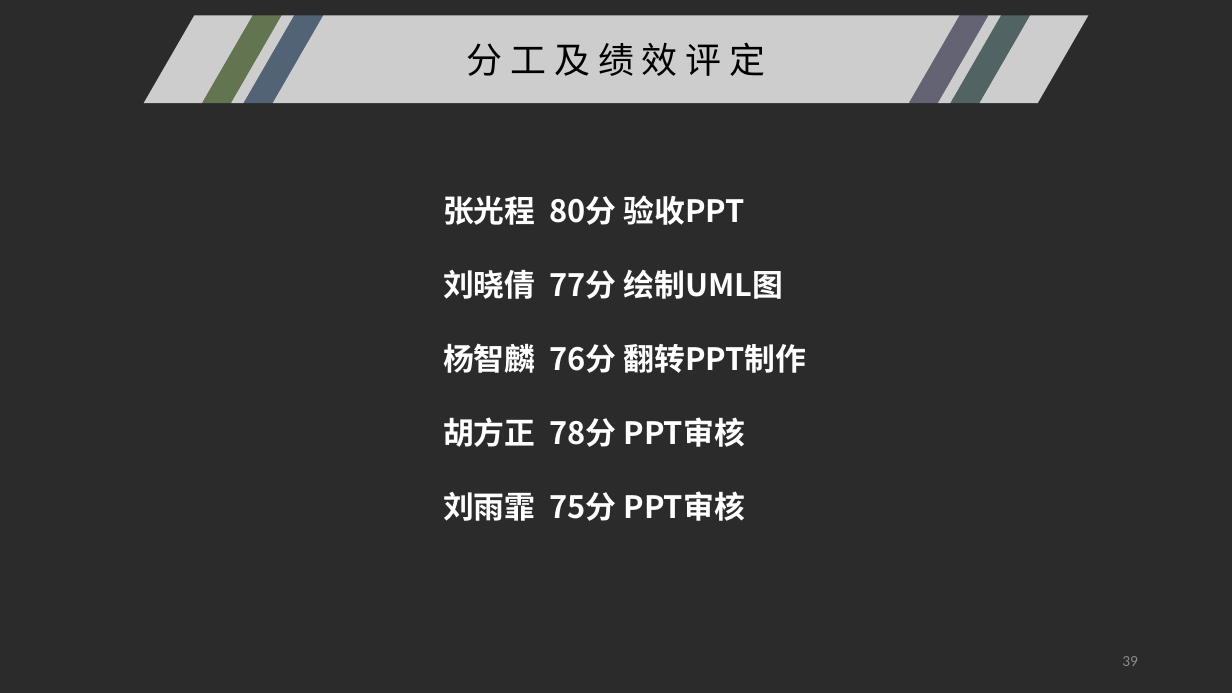
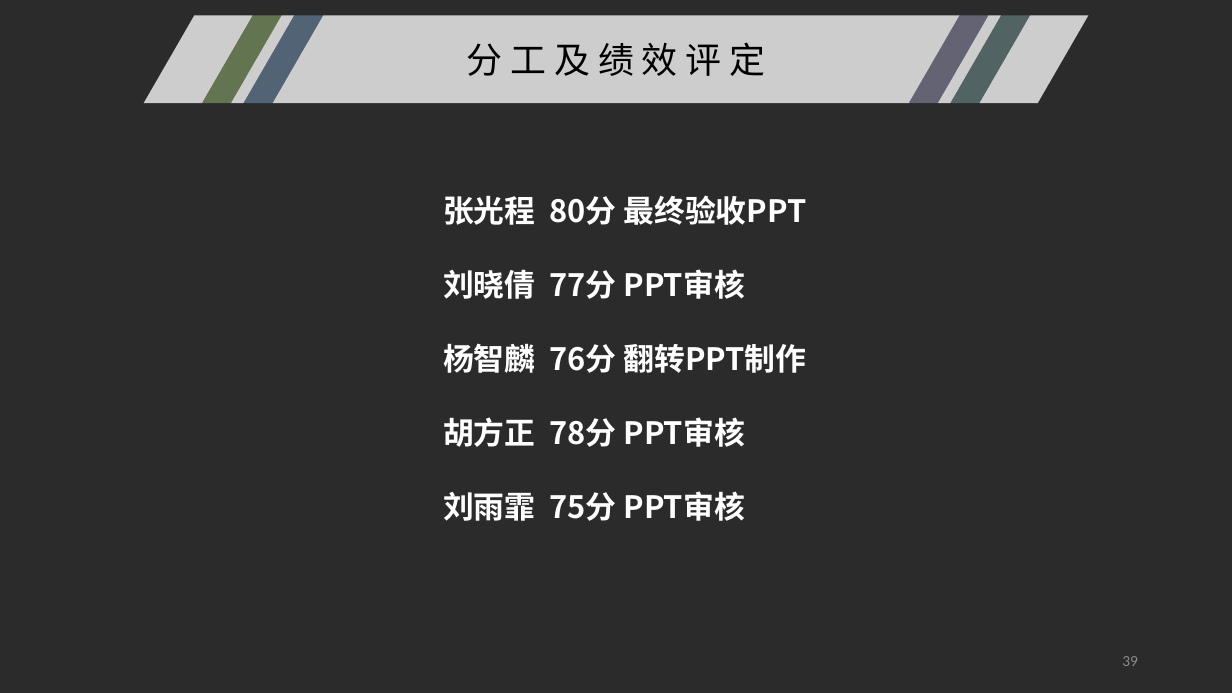
Before and after one commit to SoftwareRequirtmentsG02/Document, a slide deck: slide 39 of PPT/UML/UML基础I.pptx. Drawn at 1232x693 pixels with LibreOffice and Linux fonts; fonts in the diff are those of the drawing; background and template pictures are left out; a plain dark background stands for a picture behind light text. Boxes give left, top, right and bottom in pixels: in the first picture for what was removed or moved away, otherwise in the second. Text is boxed around its words. In the diff, an @@ line names an element or a change of style, - is before the commit and + after.

Commit message:
UMLPPT

```diff
--- a/PPT/UML/UML基础I.pptx
+++ b/PPT/UML/UML基础I.pptx
@@ text at box(443, 195, 806, 299): text changed @@
-张光程 80分 验收PPT
-刘晓倩 77分 绘制UML图
+张光程 80分 最终验收PPT
+刘晓倩 77分 PPT审核
```
